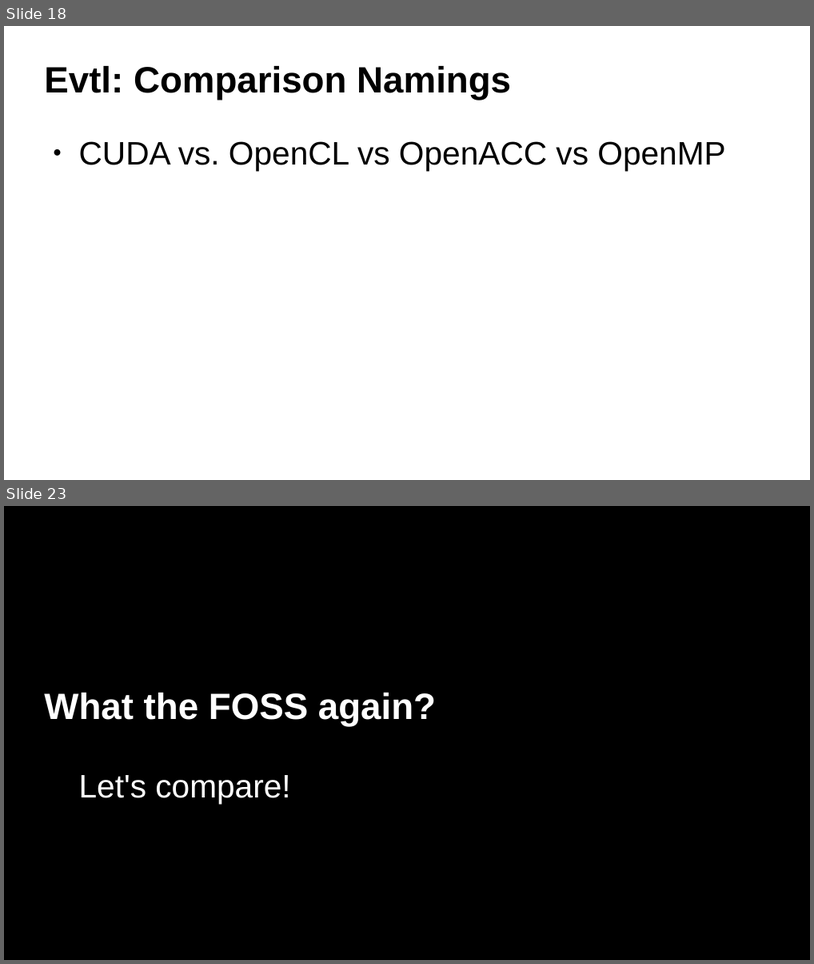
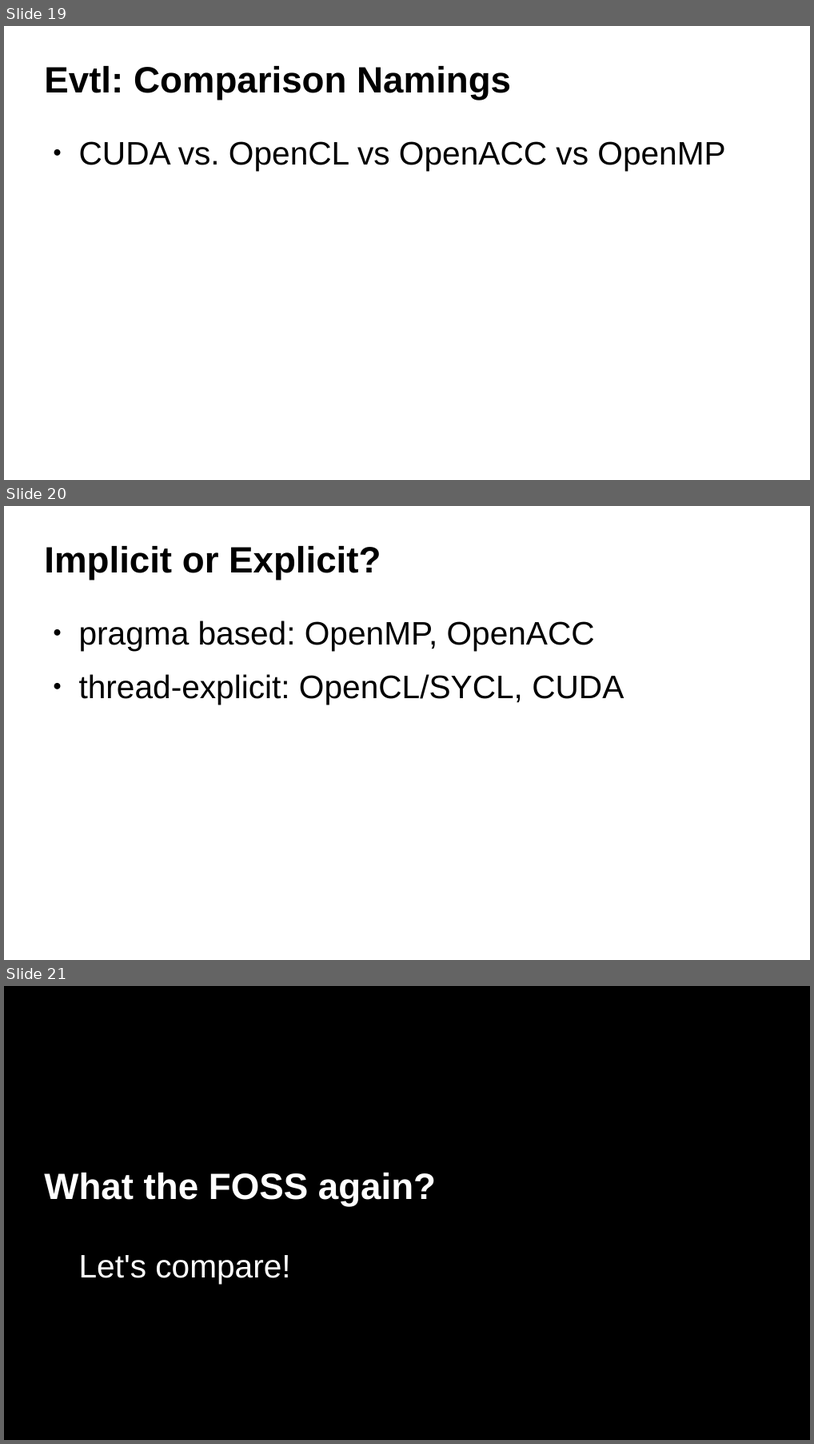
Before and after one commit to ax3l/datenspuren_2016, a slide deck: Slides.odp. Shown one above the other, each under a label of ours: slides 18 and 23 before the commit, slides 19, 20 and 21 after it; the slides between them are not shown. The pictures are 814x964 and 814x1444 pixels, drawn with LibreOffice and Linux fonts; fonts in the diff are those of the drawing; background and template pictures are left out. Boxes give left, top, right and bottom in pixels: in the first picture for what was removed or moved away, otherwise in the second. Text is boxed around its words. In the diff, an @@ line names an element or a change of style, - is before the commit and + after.

```diff
--- a/Slides.odp
+++ b/Slides.odp
@@ slide 20 added at [4, 506, 810, 960], background #FFFFFF @@
@@ title added at [44, 546, 381, 580], 36 pt, text #000000, bold @@
+Implicit or Explicit?
@@ text added at [79, 620, 624, 704], 32 pt, text #000000 @@
+● pragma based: OpenMP, OpenACC
+● thread-explicit: OpenCL/SYCL, CUDA
@@ what was slide 18 is now slide 19 @@
@@ what was slide 23 is now slide 21 @@
```
Also in this commit, not shown: 7 slides changed, 3 other slides added, 2 slides removed.
